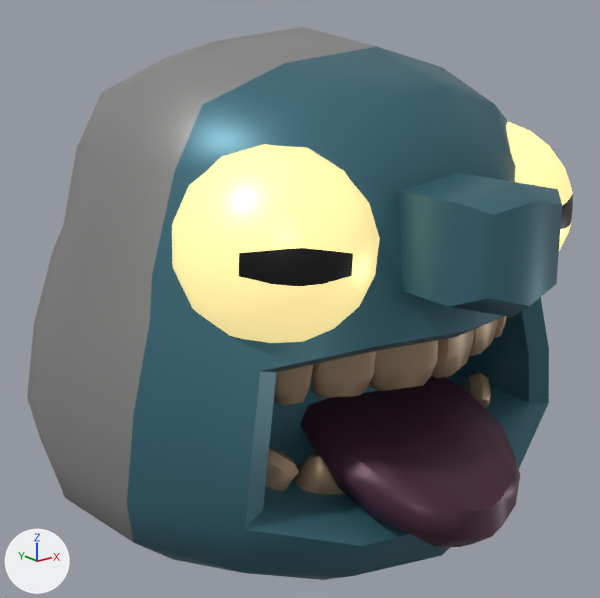
An edit to the glTF model v2/assets/cc0/gnasher.glb, drawn before and after from the same camera.
Rendered twice from a camera (50 mm lens) standing at (-1.368, -1.703, 1.372) and looking at (-0.006, 0.001, 0.69). Arrows for +X, +Y and +Z are at lower left; the lights stay in place. The older version comes first. Where no turn or scale is listed for an object, it has been applied to the vertices.

The older version as bpy lines, for what is in view:
```python
mat_yeti_main = principled_material('Yeti_Main')
mat_yeti_main.base_color = (0.289, 0.294, 0.285)  # grey #929491
mat_yeti_main.metallic = 0.4
mat_yeti_main.roughness = 0.415
mat_yeti_secondary = principled_material('Yeti_Secondary')
mat_yeti_secondary.base_color = (0.0504, 0.164, 0.213)  # cyan #3f717f
mat_yeti_secondary.metallic = 0.4
mat_yeti_secondary.roughness = 0.415
me_yeti_blob_001 = bpy.data.meshes.new('Yeti_Blob.001')
me_yeti_blob_001.from_pydata(...)  # 1167 vertices, 2136 faces; spans x -0.725..0.721, y -0.749..0.723, z -0.01..1.39
# faces by material slot: [188, 228, 688, 48, 768, 216]
me_yeti_blob_001.materials.append(mat_yeti_main)  # grey #929491
me_yeti_blob_001.materials.append(mat_yeti_secondary)  # cyan #3f717f
me_yeti_blob_001.materials.append(mat_eye_white)  # yellow #ffe9a0, glowing yellow #dac788
me_yeti_blob_001.materials.append(mat_eye_black)  # black #1a1b1e
me_yeti_blob_001.materials.append(mat_teeth)  # beige #af9578
me_yeti_blob_001.materials.append(mat_tongue)  # dark purple #522f42
ob_yeti_blob_001 = bpy.data.objects.new('Yeti_Blob.001', me_yeti_blob_001)
ob_yeti_blob_001.location = (0.002, 0.013, 0.01)
```
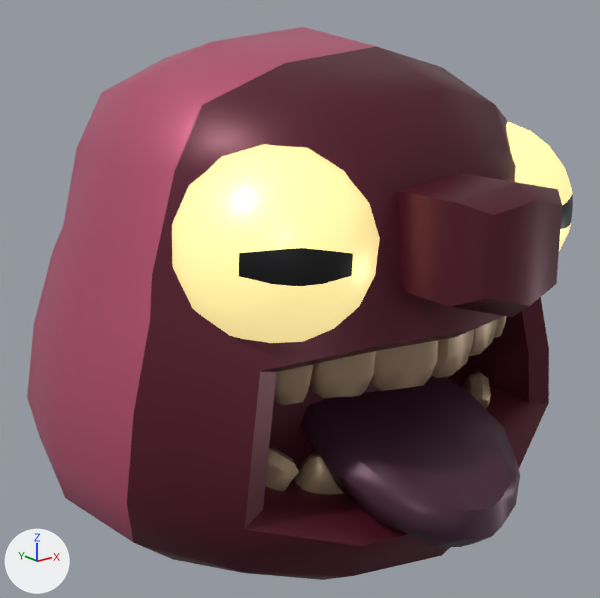
Commit message: v2 art: gnasher recoloured pink (the source yeti is white-grey)

Location of each change, [x1, y1, x2, y2] in pixels of the pictures (600 x 598 px):
'Yeti_Blob.001', recoloured (darker)
    both: [27, 27, 565, 580]

What the commit changed:
Material 'Yeti_Main' (mat_yeti_main) changes colour from grey #929491 to pink #c0587a; in linear values from (0.289, 0.294, 0.285) to (0.527, 0.0976, 0.195).
Material 'Yeti_Secondary' (mat_yeti_secondary) changes colour from cyan #3f717f to dark red #5a1a2e; in linear values from (0.0504, 0.164, 0.213) to (0.102, 0.0103, 0.0273).
